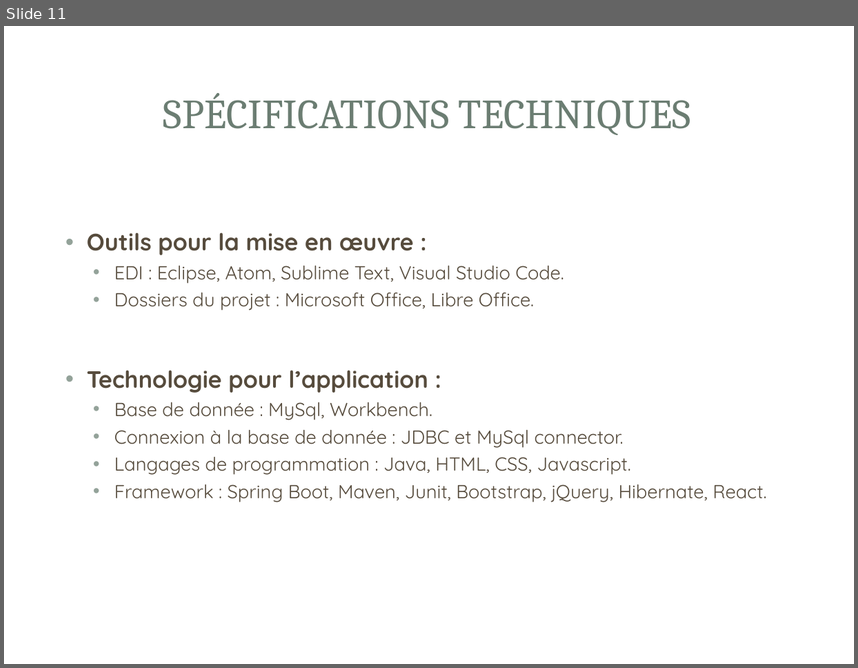
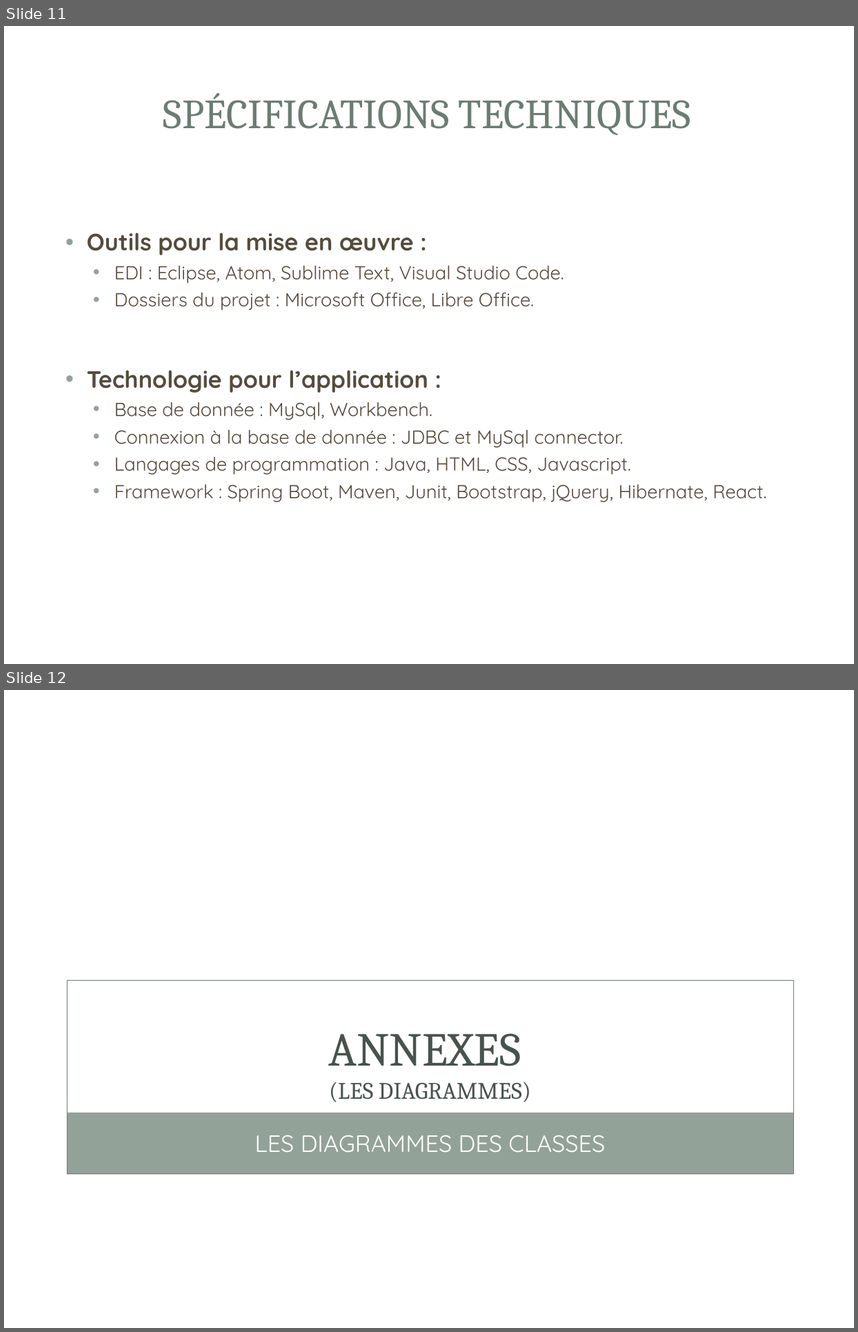
Before and after one commit to gestionsAbsences/gestionAbsences, a slide deck: Projet/Dossier/Projet de fin de fomation - Fred.ppt. Shown one above the other, each under a label of ours: slide 11 before the commit, slides 11 and 12 after it. The pictures are 858x668 and 858x1332 pixels, drawn with LibreOffice and Linux fonts; fonts in the diff are those of the drawing; background and template pictures are left out. Boxes give left, top, right and bottom in pixels: in the first picture for what was removed or moved away, otherwise in the second. Text is boxed around its words. In the diff, an @@ line names an element or a change of style, - is before the commit and + after.

```diff
--- a/Projet/Dossier/Projet de fin de fomation - Fred.ppt
+++ b/Projet/Dossier/Projet de fin de fomation - Fred.ppt
@@ slide 12 added at [4, 690, 854, 1328], background picture (left out); not listed: 1 template element that a slide beside it also shows @@
@@ rectangle added at [56, 973, 803, 1181], fill #FFFFFF @@
@@ rectangle added at [67, 980, 794, 1174], outline #6B7D72 0.51 pt @@
@@ title added at [328, 1033, 531, 1102], 20 pt, text #47534C @@
+ANNEXES
+(LES DIAGRAMMES)
@@ rectangle added at [67, 1112, 794, 1174], fill #93A299 @@
@@ text added at [255, 1135, 605, 1152], 20 pt, text #FFFFFF @@
+LES DIAGRAMMES DES CLASSES
```
Also in this commit, not shown: 4 slides changed, 1 other slide added.
